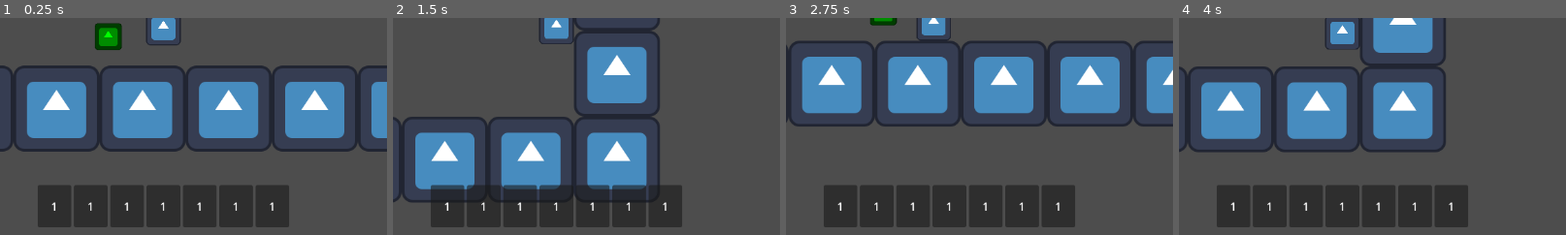
Above: before the commit, frames 1-4 (left to right).
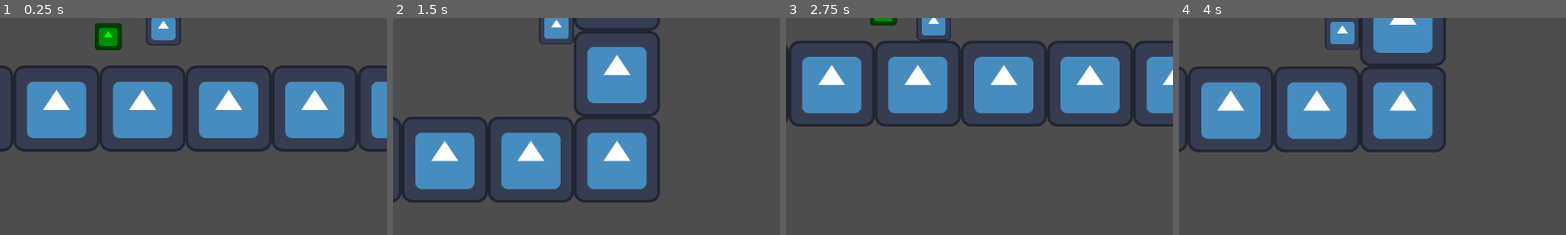
Above: after the commit, the same moments.

Repository: TheHumanMRP/RPG-Life-Tracker
Game: Godot game, scene res://Folders/Systems/Main/Scenes/main_scene.tscn
Two runs of this game, one before a commit and one after it. Both use one fixed random seed, a clock stepped at 60 frames per second and the inputs below. The engine's default icon, where the game draws it, is replaced by a stand-in: a white triangle on a blue panel in a dark square.
Inputs:
- Up to frame 1 (0.25 s): no input
- Up to frame 2 (1.5 s): hold D (move_right) from 0.53 s (still down); tap Space (jump) at 0.77 s
- Up to frame 3 (2.75 s): tap Space (jump) at 1.52 s; release D (move_right) at 2.03 s; hold A (move_left) from 2.03 s (still down)
- Up to frame 4 (4 s): release A (move_left) at 2.78 s; hold D (move_right) from 2.78 s (still down); tap Space (jump) at 3.02, 3.77 s
The pictures show only the part of the screen within x 29-79%, y 49-99%; the shares and areas given below are measured in that part.

The runs differ from the first frame. In frame 1, 11% of the frame differs, in the area x 9-75%, y 77-97%; in frame 2, 11%; in frame 3, 11%; in frame 4, 11%.
Error before the commit: Out of bounds get index '7' (on base: 'Array[int]') (res://Folders/Systems/Inventory_System/Scripts/inventory_hot_bar.gd:27)
Error after the commit: Parse Error: Cannot assign a value of type res://Folders/Systems/Globals/global.gd to variable "number_of_hotbar_slots" with specified type int. (res://Folders…

Commit message:
Auto commit at 2026-07-02 02:24:35

Diff:
--- a/Folders/Systems/Inventory_System/Scripts/inventory_logic.gd
+++ b/Folders/Systems/Inventory_System/Scripts/inventory_logic.gd
@@ -20,7 +20,7 @@
 
 func _setup() -> void:
 	calculate_max_id()
-	setup_hotbar_slots()
+	reset_hotbar_slots()
 	testing_inventory()
 
 func testing_inventory() -> void:
@@ -30,8 +30,10 @@
 	add_test_sword()
 	add_item_to_hotbar(0, 4)
 
-func setup_hotbar_slots() -> void:
+func reset_hotbar_slots() -> void:
 	hotbar_slots.clear()
+
+	var number_of_hotbar_slots : int = Global
 
 	for i in range(9):
 		hotbar_slots.append(EMPTY_HOTBAR_SLOT)
@@ -120,7 +122,7 @@
 func clear_inventory() -> void:
 	inventory_items.clear()
 
-	setup_hotbar_slots()
+	reset_hotbar_slots()
 
 	max_id = 0
 
